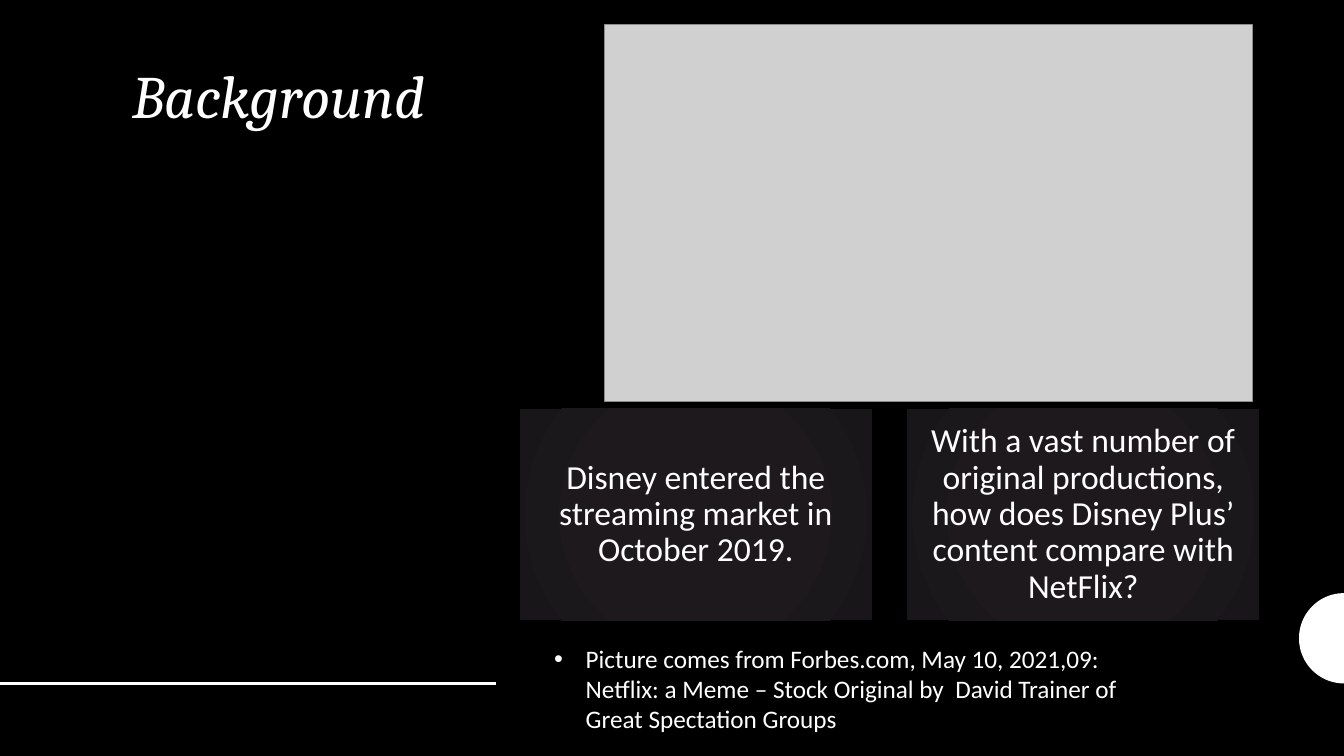
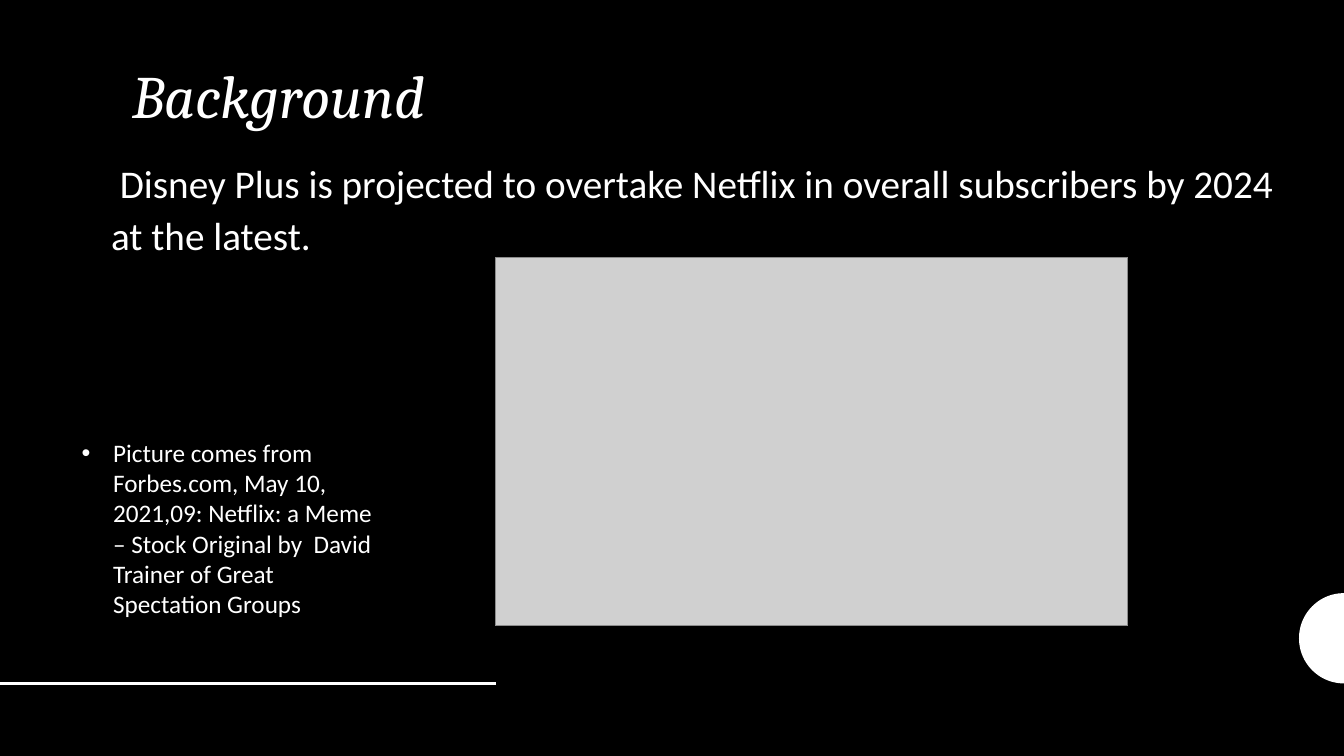
Before and after one commit to qwang27/Python_Into_Project, a slide deck: slide 3 of Analysis of Disney Plus Competitiveness over Netflix.pptx. Drawn at 1344x756 pixels with LibreOffice and Linux fonts; fonts in the diff are those of the drawing; grey boxes stand for pictures. Boxes give left, top, right and bottom in pixels: in the first picture for what was removed or moved away, otherwise in the second. Text is boxed around its words. In the diff, an @@ line names an element or a change of style, - is before the commit and + after.

```diff
--- a/Analysis of Disney Plus Competitiveness over Netflix.pptx
+++ b/Analysis of Disney Plus Competitiveness over Netflix.pptx
@@ text added at [111, 170, 1272, 251], 28 pt, text #FFFFFF @@
+Disney Plus is projected to overtake Netflix in overall subscribers by 2024 at the latest.
@@ picture: place and size @@
-picture at [605, 24, 1252, 401]
+picture at [495, 257, 1128, 626]
@@ text "Picture comes from Forbes.com, May ..." rewrapped from [586, 650, 1116, 732] to [113, 444, 372, 617] @@
@@ group removed at [520, 409, 1259, 621]: 2 rectangles, 2 texts @@
-Disney entered the streaming market in October 2019.
-With a vast number of original productions, how does Disney Plus’ content compare with NetFlix?
```
Also in this commit, not shown: 6 other slides changed, 1 slide added, 2 other files.
